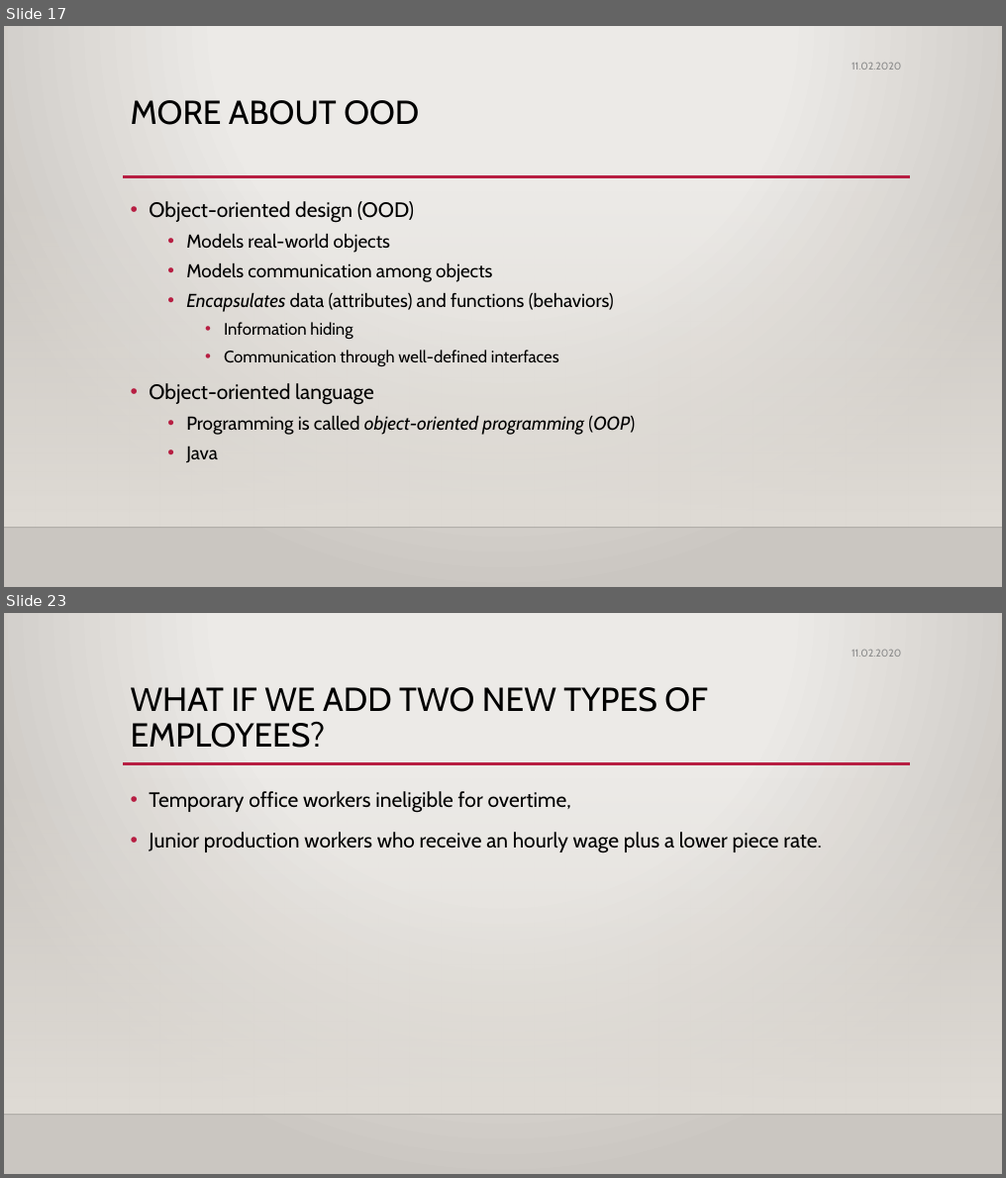
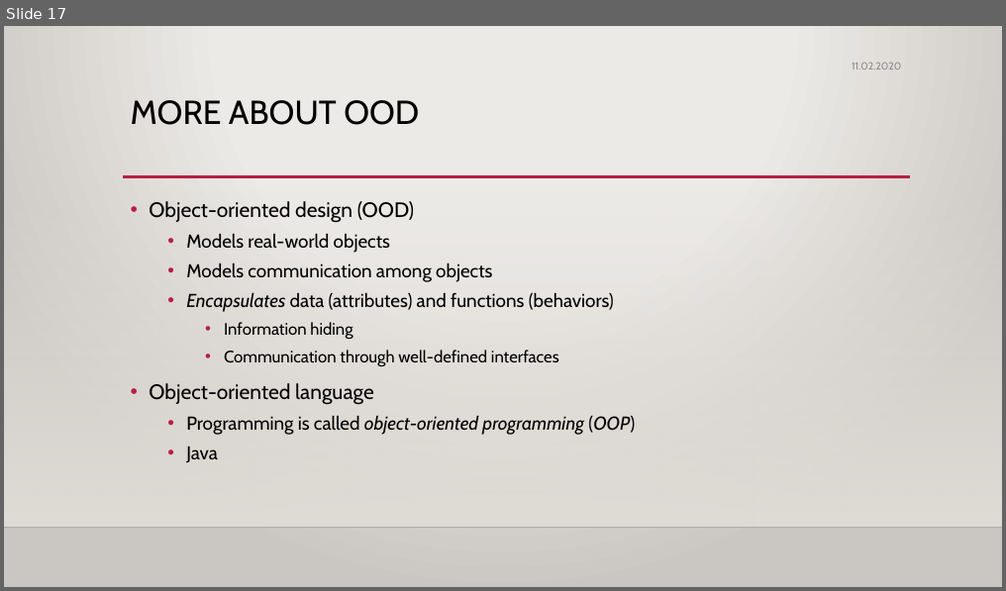
Before and after one commit to handanyarici/Medipol_OOP_2020, a slide deck: 1- OOP Giris/w1_OOP_2020.pptx. Shown one above the other, each under a label of ours: slides 17 and 23 before the commit, slide 17 after it; the slides between them are not shown. The pictures are 1006x1178 and 1006x591 pixels, drawn with LibreOffice and Linux fonts; fonts in the diff are those of the drawing; background and template pictures are left out. Boxes give left, top, right and bottom in pixels: in the first picture for what was removed or moved away, otherwise in the second. Text is boxed around its words. In the diff, an @@ line names an element or a change of style, - is before the commit and + after.

```diff
--- a/1- OOP Giris/w1_OOP_2020.pptx
+++ b/1- OOP Giris/w1_OOP_2020.pptx
@@ slide 23 removed at (x1=4, y1=613, x2=1002, y2=1174), background gradient #ECEAE7 to #CAC7C1; not listed: 3 template elements that a slide beside it also shows @@
@@ text removed at (x1=851, y1=650, x2=901, y2=657) @@
-11.02.2020
@@ title removed at (x1=131, y1=687, x2=707, y2=748) @@
-WHAT IF WE ADD TWO NEW TYPES OF EMPLOYEES?
@@ text removed at (x1=149, y1=791, x2=822, y2=854) @@
-• Temporary office workers ineligible for overtime,
-• Junior production workers who receive an hourly wage plus a lower piece rate.
```
Also in this commit, not shown: 18 other slides removed.
